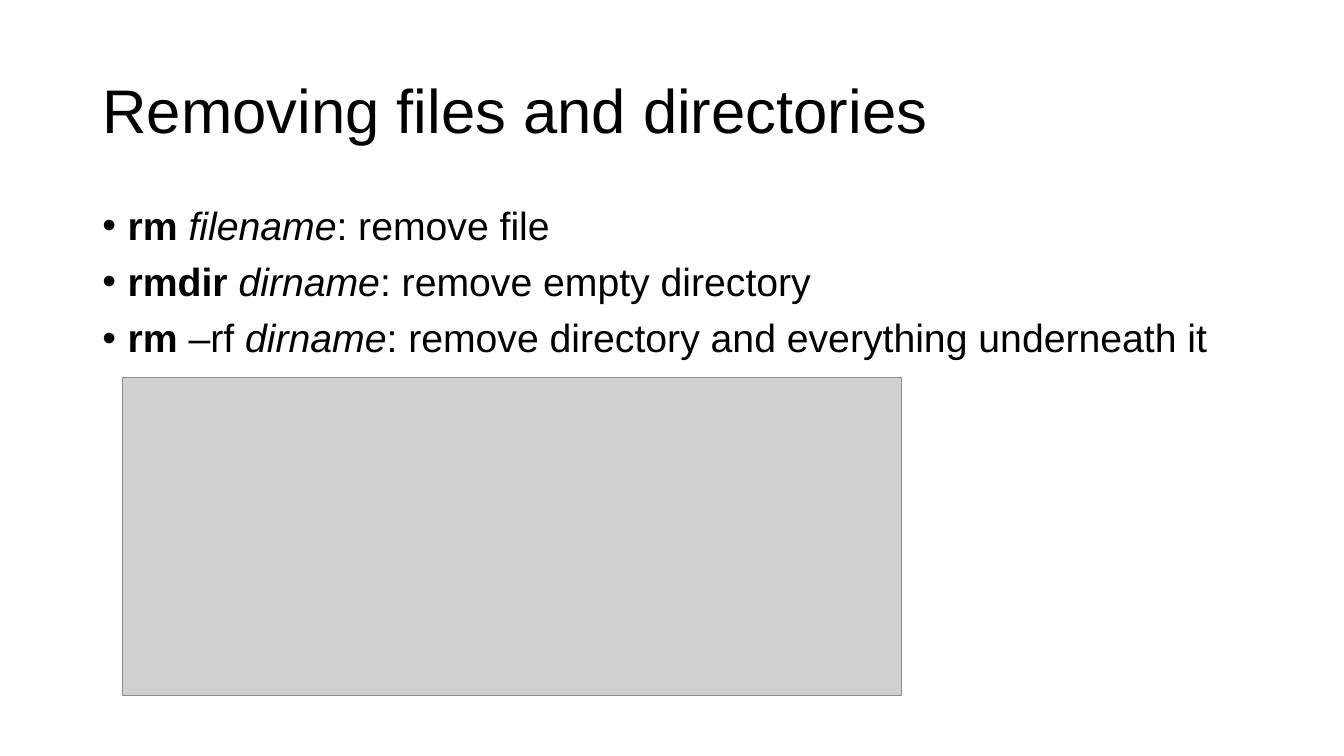
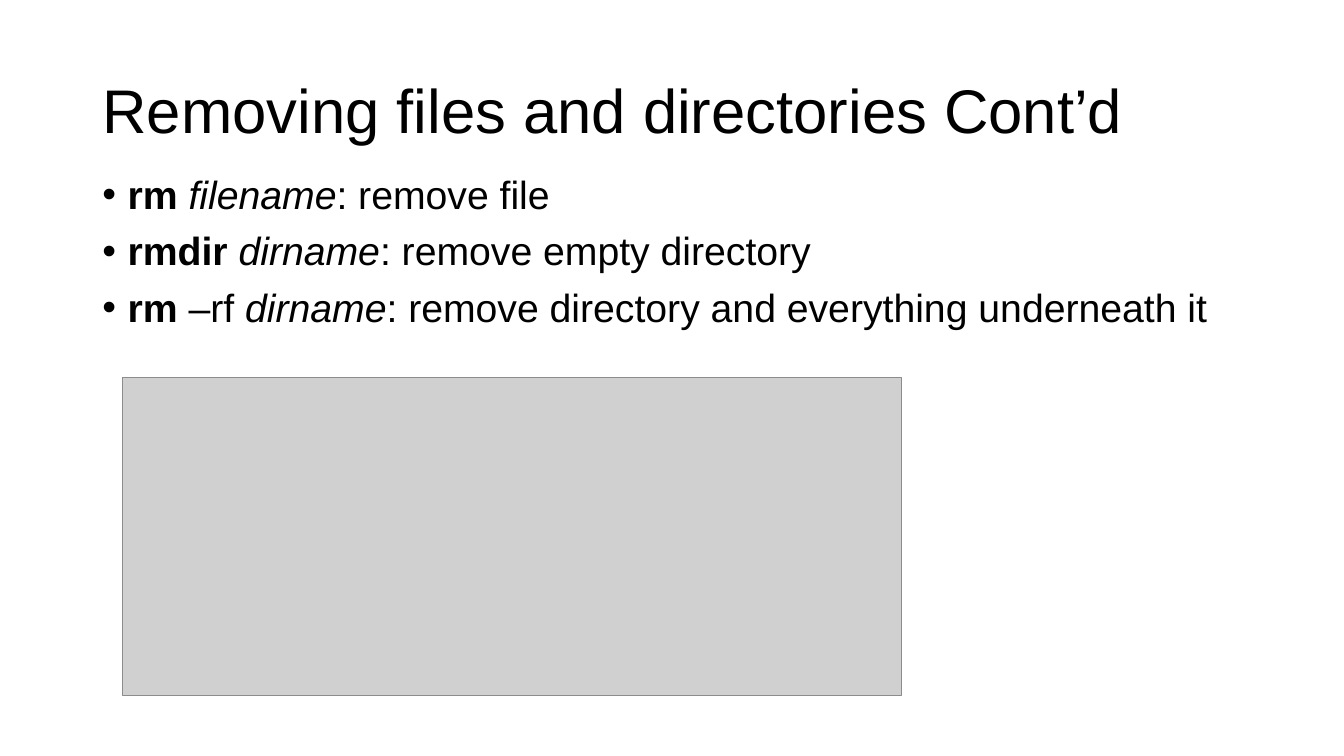
Before and after one commit to parrt/msds501, a slide deck: slide 14 of slides/terminal.pptx (slide 13 before the commit). Drawn at 1344x756 pixels with LibreOffice and Linux fonts; fonts in the diff are those of the drawing; grey boxes stand for pictures; background and template pictures are left out. Boxes give left, top, right and bottom in pixels: in the first picture for what was removed or moved away, otherwise in the second. Text is boxed around its words. In the diff, an @@ line names an element or a change of style, - is before the commit and + after.

```diff
--- a/slides/terminal.pptx
+++ b/slides/terminal.pptx
@@ title at (102, 88, 1122, 145): text changed @@
-Removing files and directories
+Removing files and directories Cont’d
@@ text "rm filename: remove file": place and size @@
-text "rm filename: remove file" at (128, 211, 1207, 360)
+text "rm filename: remove file" at (128, 180, 1207, 330)
```
Also in this commit, not shown: 12 other slides changed, 2 slides added, 1 slide removed.
